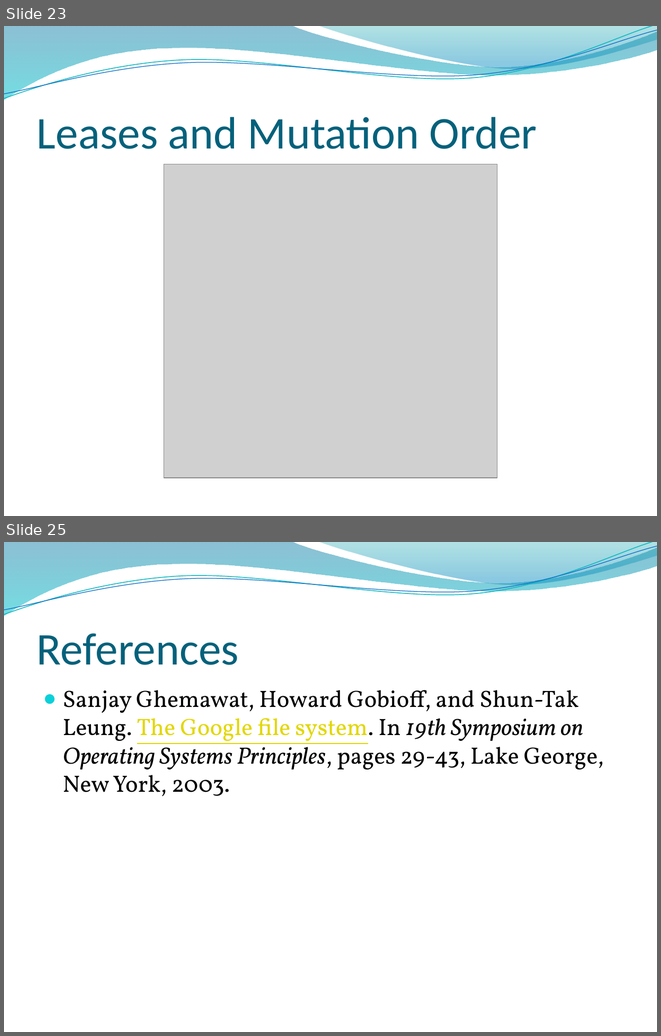
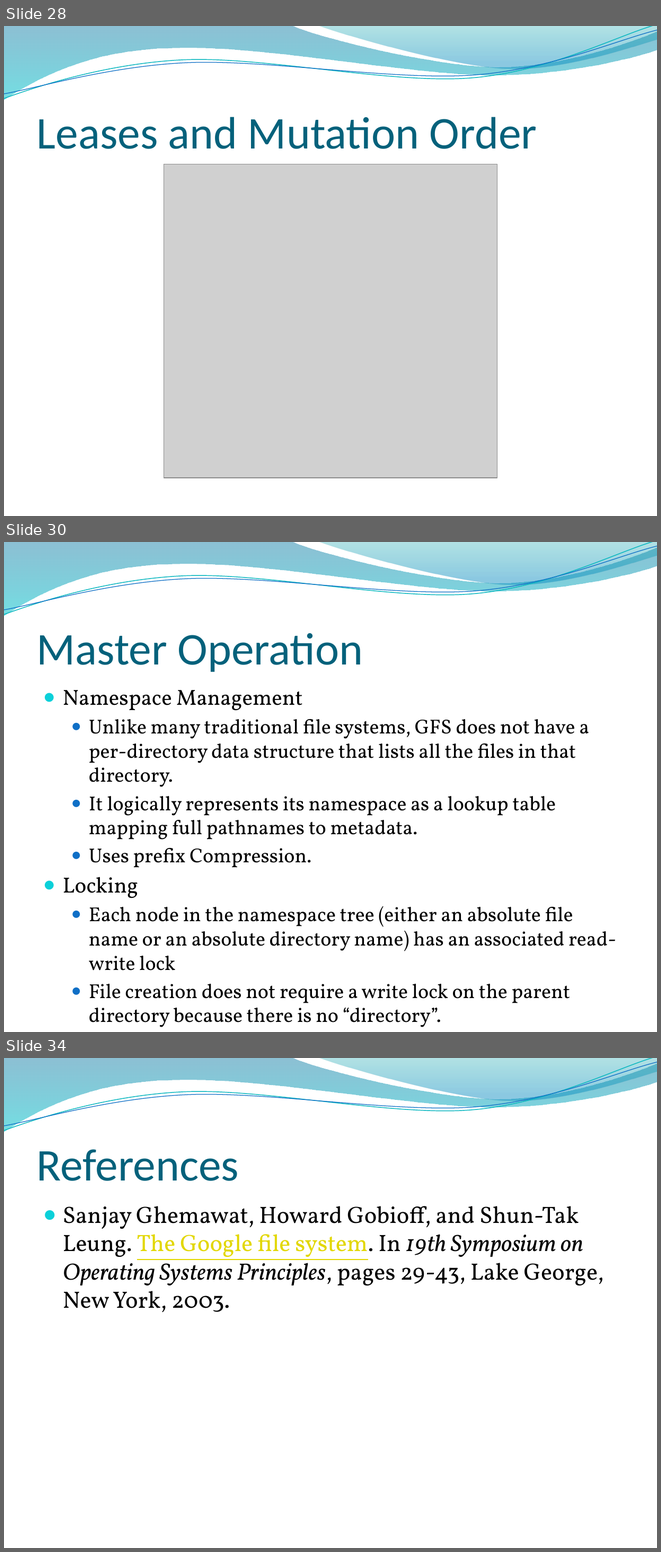
Before and after one commit to edvelezg/unb-os, a slide deck: google-fs/google-fs.pptx. Shown one above the other, each under a label of ours: slides 23 and 25 before the commit, slides 28, 30 and 34 after it; the slides between them are not shown. The pictures are 661x1036 and 661x1552 pixels, drawn with LibreOffice and Linux fonts; fonts in the diff are those of the drawing; grey boxes stand for pictures; background and template pictures are left out. Boxes give left, top, right and bottom in pixels: in the first picture for what was removed or moved away, otherwise in the second. Text is boxed around its words. In the diff, an @@ line names an element or a change of style, - is before the commit and + after.

```diff
--- a/google-fs/google-fs.pptx
+++ b/google-fs/google-fs.pptx
@@ slide 30 added at <box>4,542,657,1032</box>, background picture (left out); not listed: 4 template elements that a slide beside it also shows @@
@@ title added at <box>37,633,363,672</box>, 50 pt, text #04617B @@
+Master Operation
@@ text added at <box>63,690,616,1003</box>, 22.2 pt, text #000000 @@
+● Namespace Management
+  ● Unlike many traditional file systems, GFS does not have a per-directory data structure that lists all the files in that directory.
+  ● It logically represents its namespace as a lookup table mapping full pathnames to metadata.
+  ● Uses prefix Compression.
+● Locking
+  ● Each node in the namespace tree (either an absolute file name or an absolute directory name) has an associated read-write lock
+  ● File creation does not require a write lock on the parent directory because there is no “directory”.
@@ what was slide 23 is now slide 28 @@
@@ what was slide 25 is now slide 34 @@
```
Also in this commit, not shown: 10 slides changed, 12 other slides added, 1 slide removed.
